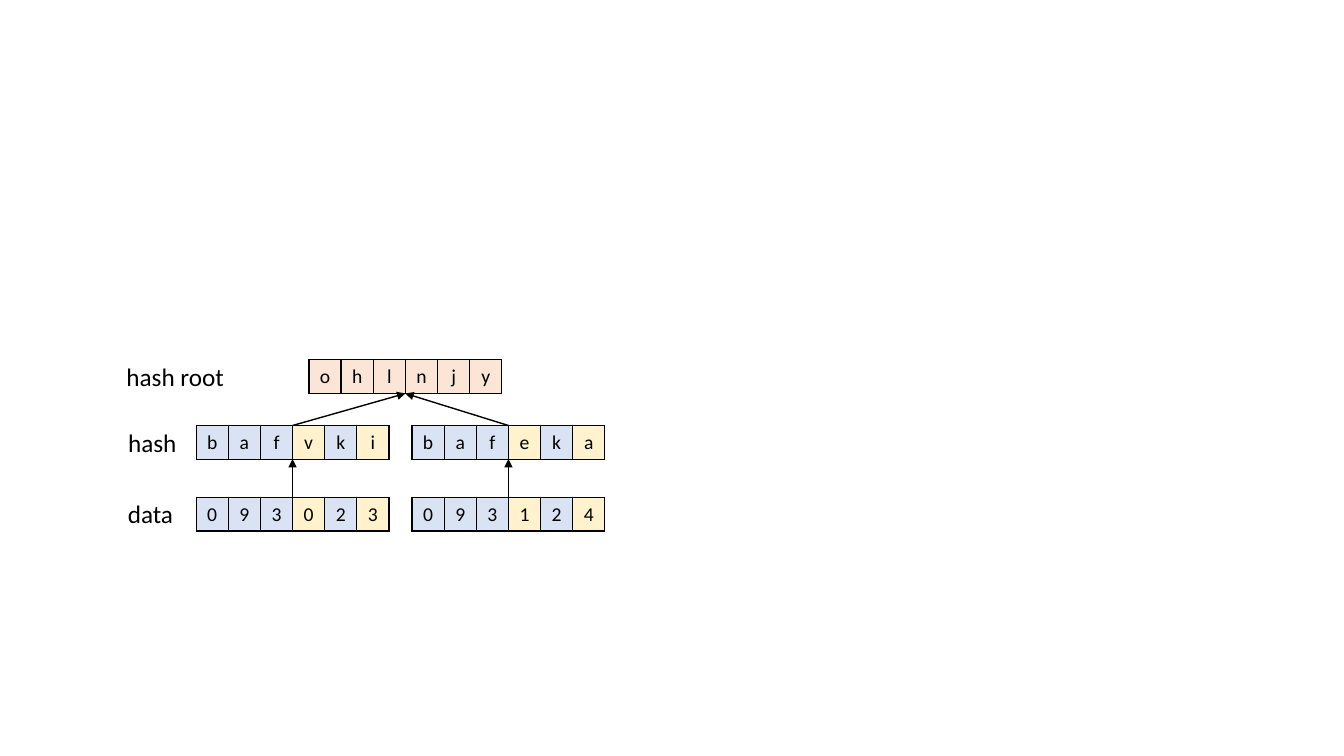
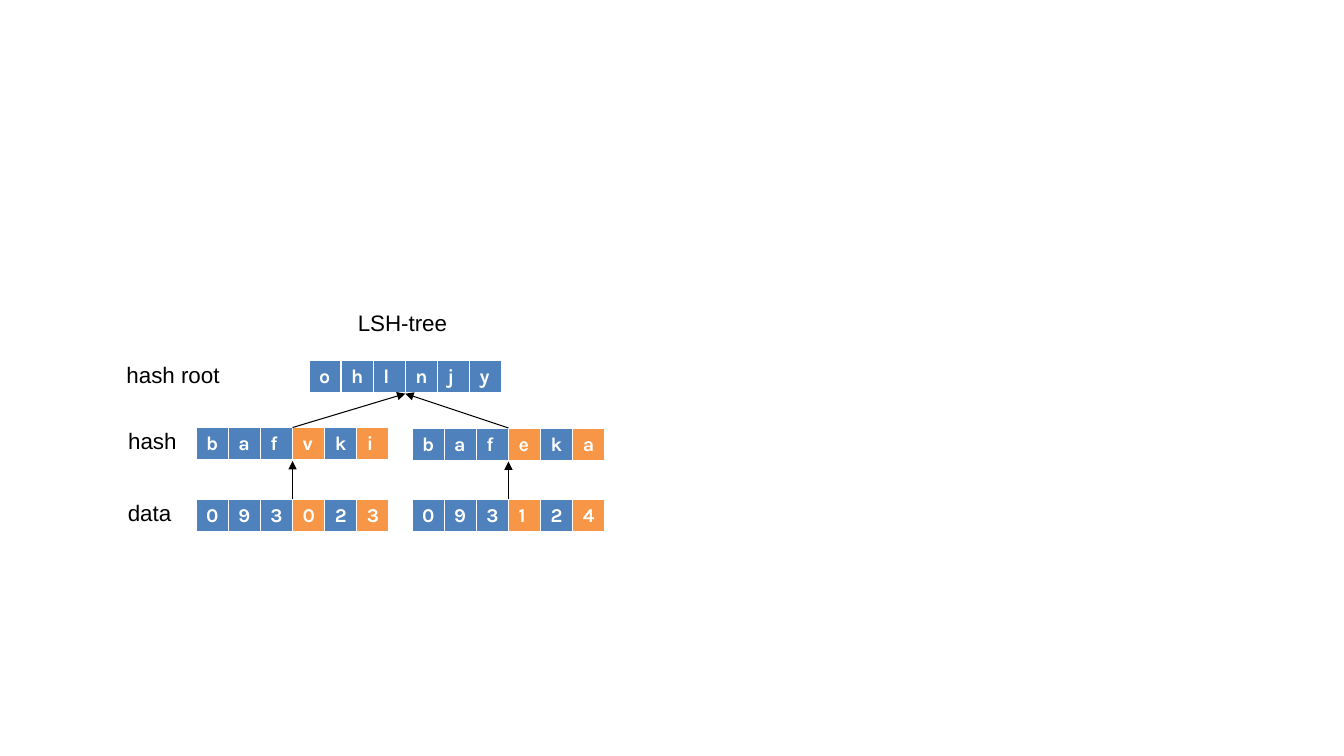
Before and after one commit to Studio-tyx/tyx_thesis_template, a slide deck: slide 19 of figure/timechain/fig.pptx (slide 16 before the commit). Drawn at 1344x756 pixels with LibreOffice and Linux fonts; fonts in the diff are those of the drawing. Boxes give left, top, right and bottom in pixels: in the first picture for what was removed or moved away, otherwise in the second. Text is boxed around its words. In the diff, an @@ line names an element or a change of style, - is before the commit and + after.

Commit message:
modify experiments' font

```diff
--- a/figure/timechain/fig.pptx
+++ b/figure/timechain/fig.pptx
@@ text added at <box>358,315,447,332</box>, 16 pt, text #000000 @@
+LSH-tree
@@ size 18 to 16 pt, font Calibri to Arial in 3 elements at <box>128,432,176,450</box>, <box>128,504,171,522</box>, <box>126,366,219,384</box> @@
@@ table at <box>309,360,502,393</box> @@
@@ fill #FBE5D6 to #4F81BD in row 1 @@
@@ font Calibri to Karla, text colour #000000 to #FFFFFF, bold on @@
@@ alignment centre to left @@
@@ borders changed @@
@@ arrow (292, 427) - (405, 394): stroke #000000 1 pt to #000000 0.75 pt @@
@@ arrow moved from (508, 425) - (405, 393) to (508, 429) - (405, 394) @@
@@ arrow (508, 429) - (405, 394): stroke #000000 1 pt to #000000 0.75 pt @@
@@ table at <box>197,427,390,461</box> @@
@@ fill #DAE3F3 to #4F81BD in 4 cells @@
@@ fill #FFF2CC to #F79646 in 2 cells @@
@@ font Calibri to Karla, text colour #000000 to #FFFFFF, bold on @@
@@ alignment centre to left @@
@@ borders changed @@
@@ table at <box>412,429,606,462</box> @@
@@ fill #DAE3F3 to #4F81BD in 4 cells @@
@@ fill #FFF2CC to #F79646 in 2 cells @@
@@ font Calibri to Karla, text colour #000000 to #FFFFFF, bold on @@
@@ alignment centre to left @@
@@ borders changed @@
@@ table: place and size @@
-table at <box>412,425,606,459</box>
+table at <box>412,429,606,462</box>
@@ arrow (292, 499) - (292, 461): stroke #000000 1 pt to #000000 0.75 pt @@
@@ arrow moved from (508, 497) - (508, 459) to (508, 499) - (508, 462) @@
@@ arrow (508, 499) - (508, 462): stroke #000000 1 pt to #000000 0.75 pt @@
@@ table at <box>197,499,390,532</box> @@
@@ fill #DAE3F3 to #4F81BD in 4 cells @@
@@ fill #FFF2CC to #F79646 in 2 cells @@
@@ font Calibri to Karla, text colour #000000 to #FFFFFF, bold on @@
@@ alignment centre to left @@
@@ borders changed @@
@@ table at <box>412,499,606,532</box> @@
@@ fill #DAE3F3 to #4F81BD in 4 cells @@
@@ fill #FFF2CC to #F79646 in 2 cells @@
@@ font Calibri to Karla, text colour #000000 to #FFFFFF, bold on @@
@@ alignment centre to left @@
@@ borders changed @@
```
Also in this commit, not shown: 3 other slides changed, 13 slides added, 6 slides removed, 27 other files.
